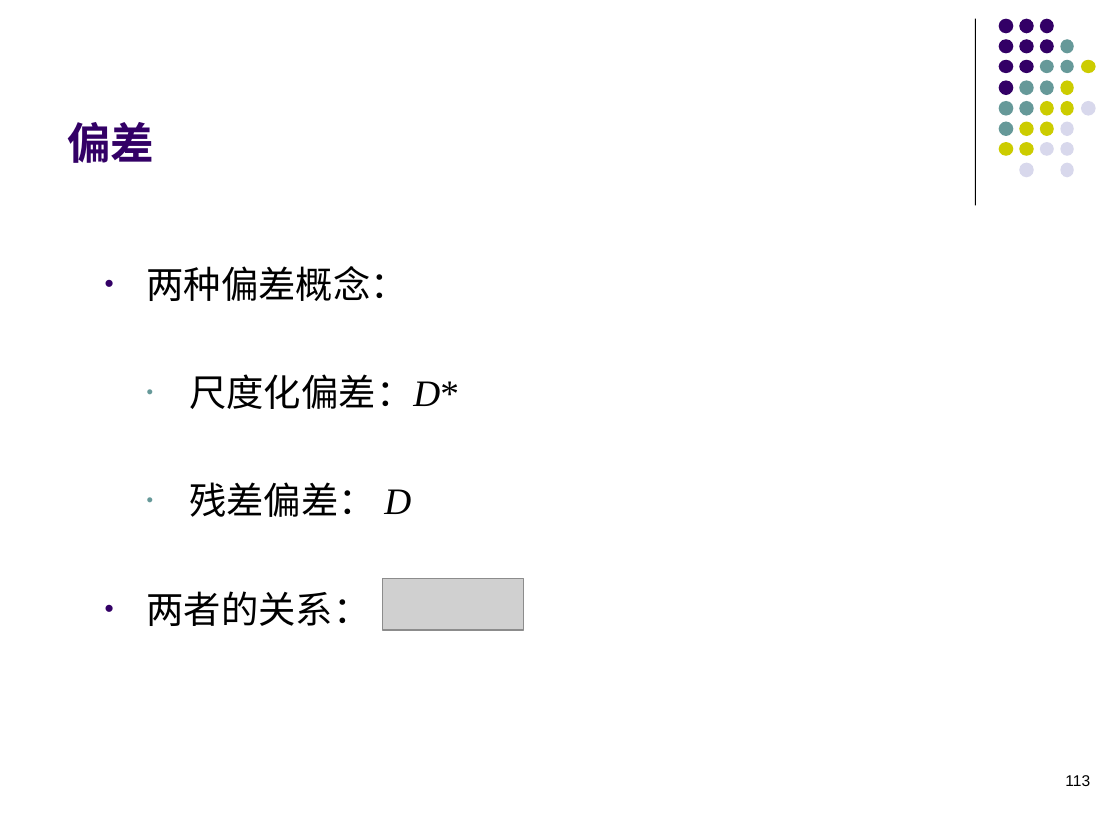
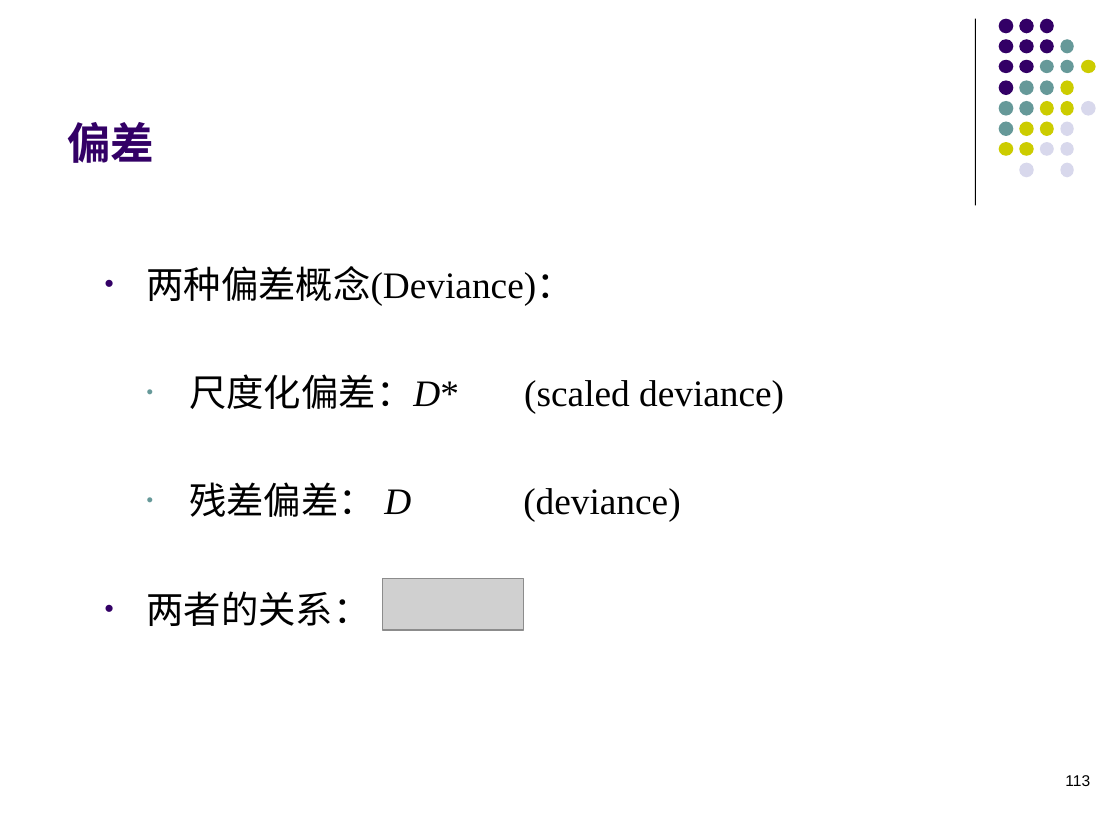
Before and after one commit to lizhengxiao/Non-life-Insurance-Actuarial-Science, a slide deck: slide 113 of Lectures/7 - Classification Rating and Generalized Linear Models.pptx. Drawn at 1120x840 pixels with LibreOffice and Linux fonts; fonts in the diff are those of the drawing; grey boxes stand for pictures. Boxes give left, top, right and bottom in pixels: in the first picture for what was removed or moved away, otherwise in the second. Text is boxed around its words. In the diff, an @@ line names an element or a change of style, - is before the commit and + after.

```diff
--- a/Lectures/7 - Classification Rating and Generalized Linear Models.pptx
+++ b/Lectures/7 - Classification Rating and Generalized Linear Models.pptx
@@ text at [147, 266, 784, 522]: text changed @@
-• 两种偏差概念：
-  • 尺度化偏差：D*
-  • 残差偏差： D
+• 两种偏差概念(Deviance)：
+  • 尺度化偏差：D* (scaled deviance)
+  • 残差偏差： D (deviance)
```
Also in this commit, not shown: 14 other slides changed, 5 other files.
